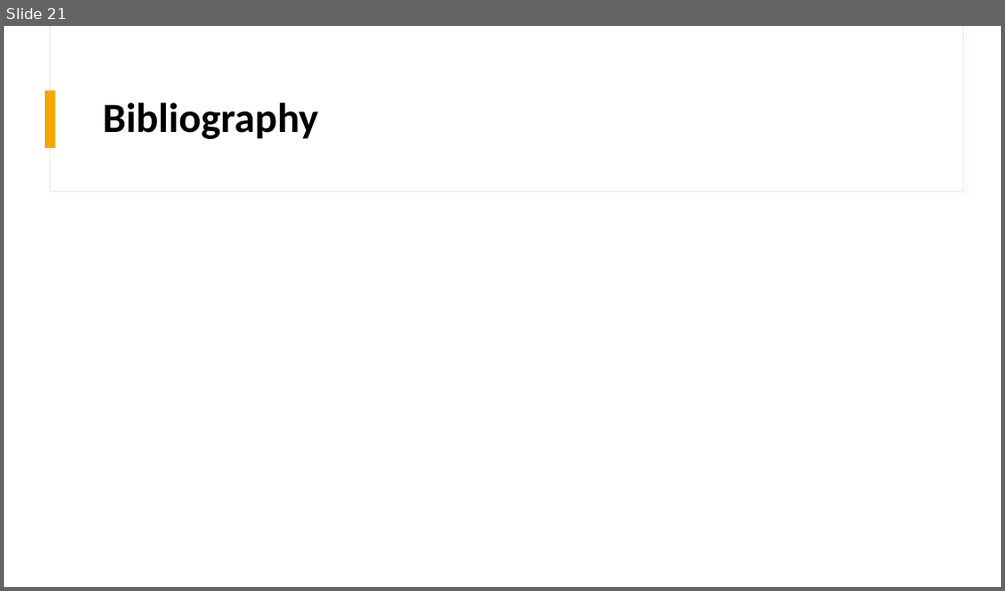
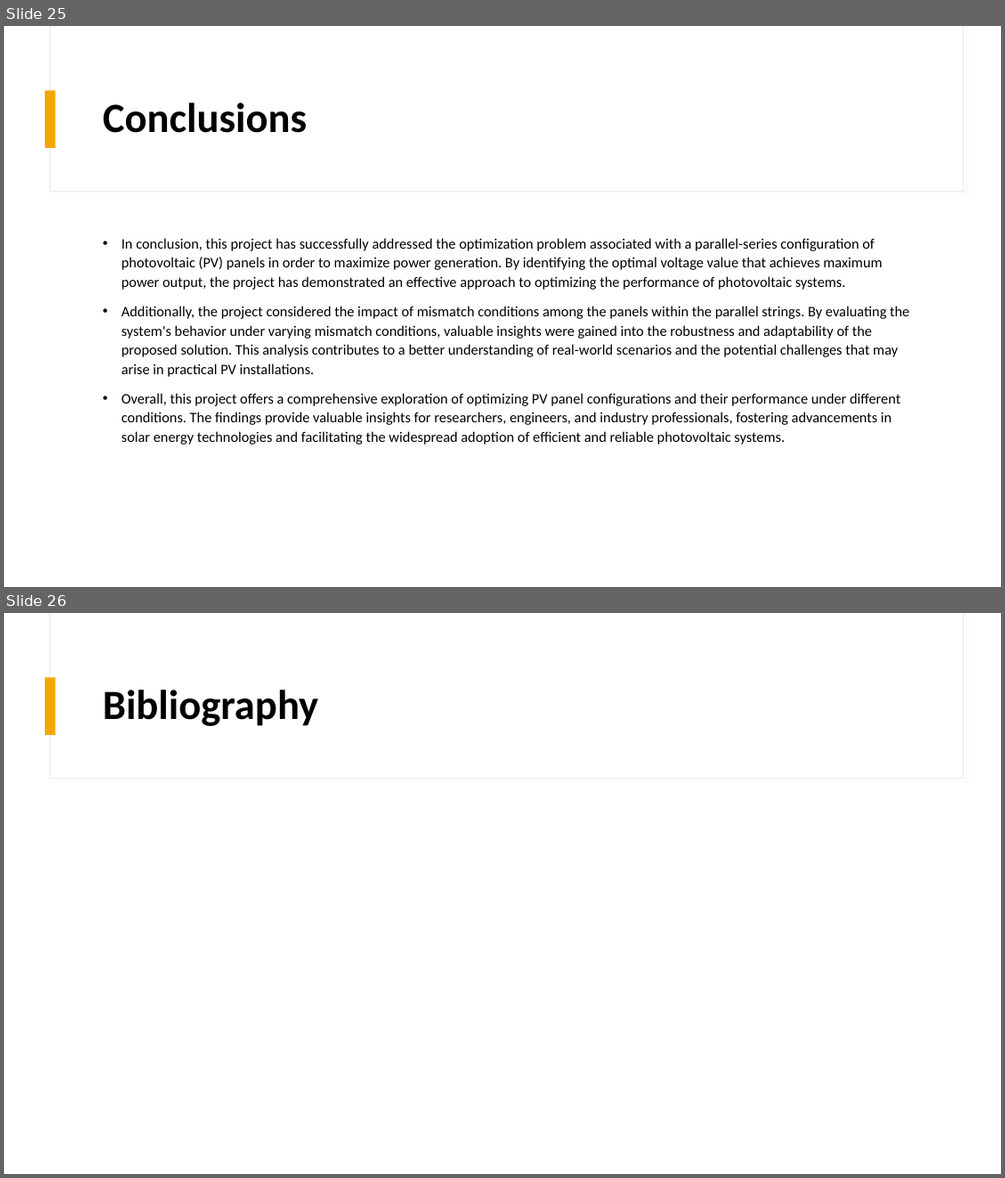
Before and after one commit to mdg217/RenewableEnergyProject, a slide deck: ProgettoRESM.pptx. Shown one above the other, each under a label of ours: slide 21 before the commit, slides 25 and 26 after it. The pictures are 1005x591 and 1005x1178 pixels, drawn with LibreOffice and Linux fonts; fonts in the diff are those of the drawing. Boxes give left, top, right and bottom in pixels: in the first picture for what was removed or moved away, otherwise in the second. Text is boxed around its words. In the diff, an @@ line names an element or a change of style, - is before the commit and + after.

```diff
--- a/ProgettoRESM.pptx
+++ b/ProgettoRESM.pptx
@@ slide 25 added at [4, 26, 1001, 587], background #FFFFFF; not listed: 3 template elements that a slide beside it also shows @@
@@ title added at [103, 103, 307, 133], 40 pt, text #000000, bold @@
+Conclusions
@@ text added at [121, 238, 909, 444], 14 pt, text #000000 @@
+• In conclusion, this project has successfully addressed the optimization problem associated with a parallel-series configuration of photovoltaic (PV) panels in order to maximize power generation. By identifying the optimal voltage value that achieves maximum power output, the project has demonstrated an effective approach to optimizing the performance of photovoltaic systems.
+• Additionally, the project considered the impact of mismatch conditions among the panels within the parallel strings. By evaluating the system's behavior under varying mismatch conditions, valuable insights were gained into the robustness and adaptability of the proposed solution. This analysis contributes to a better understanding of real-world scenarios and the potential challenges that may arise in practical PV installations.
+• Overall, this project offers a comprehensive exploration of optimizing PV panel configurations and their performance under different conditions. The findings provide valuable insights for researchers, engineers, and industry professionals, fostering advancements in solar energy technologies and facilitating the widespread adoption of efficient and reliable photovoltaic systems.
@@ what was slide 21 is now slide 26 @@
```
Also in this commit, not shown: 5 slides changed, 10 other slides added, 6 slides removed, 40 other files.
